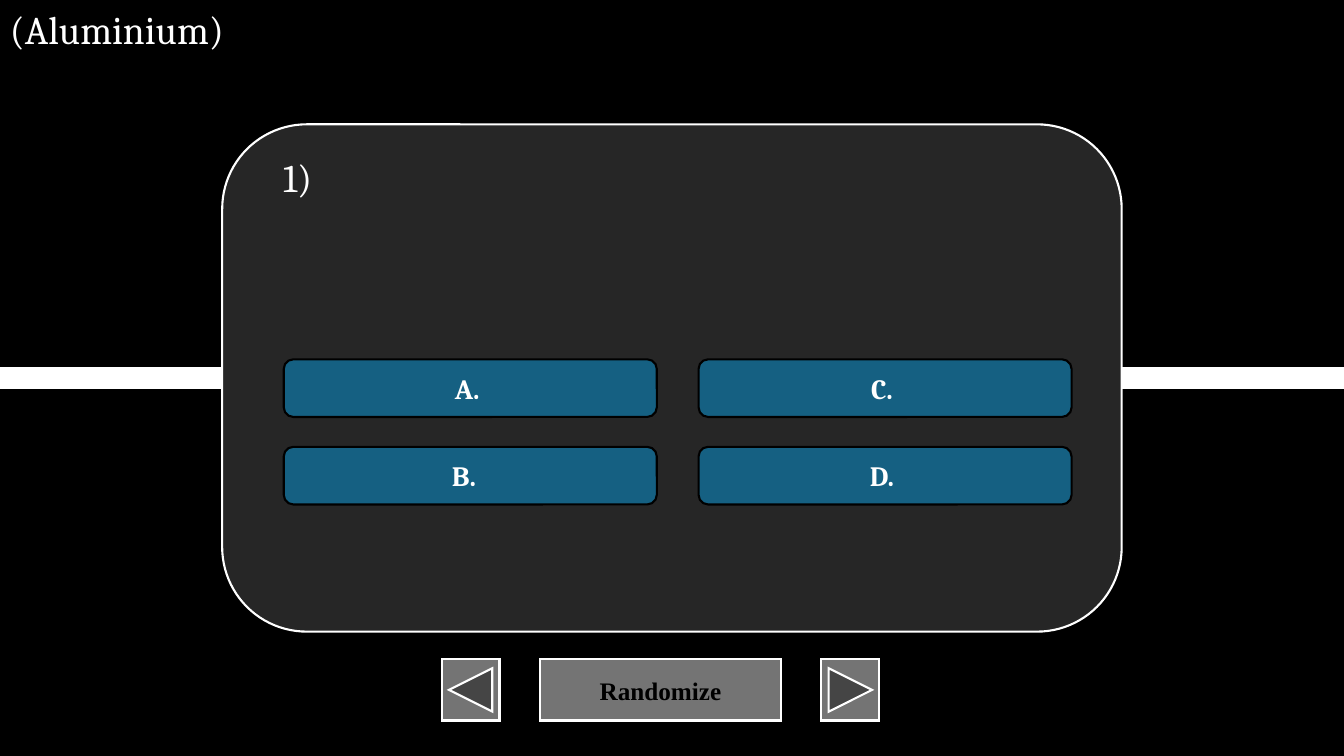
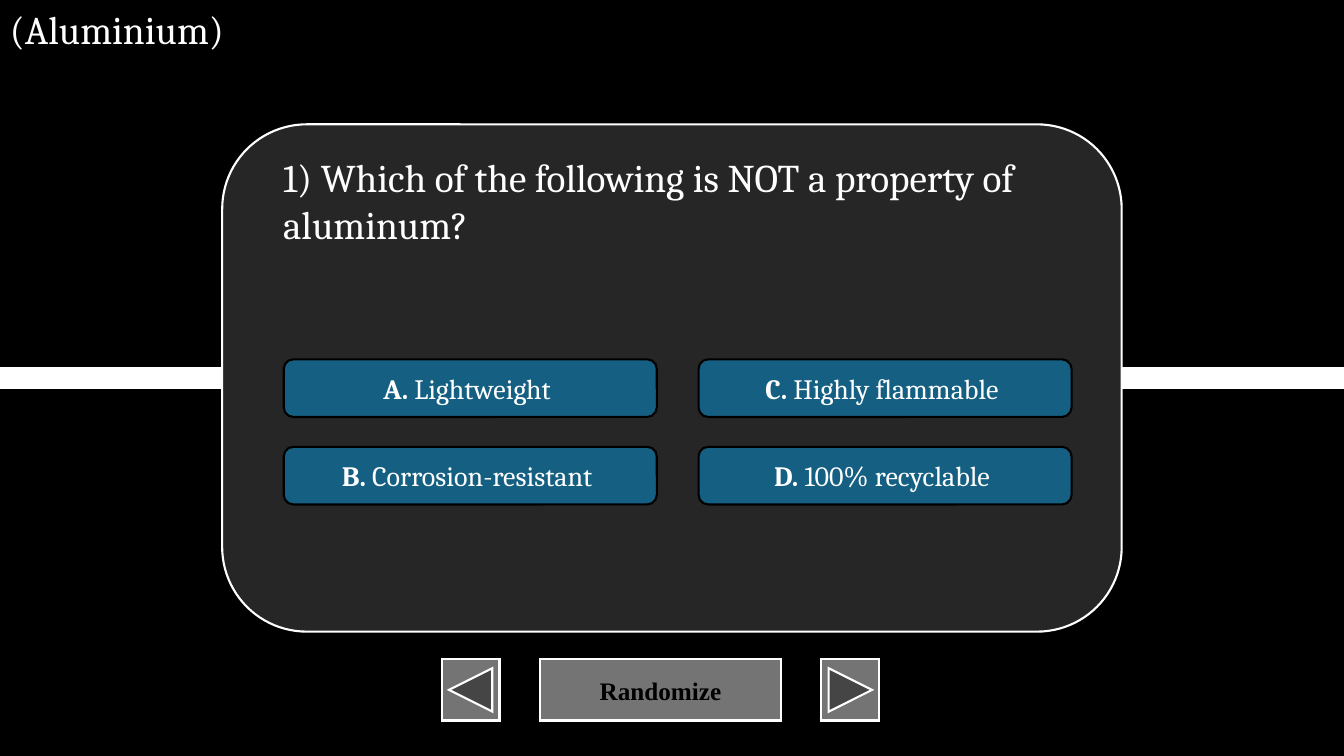
Before and after one commit to XIvanSolomonX/Archi-Reviewer, a slide deck: slide 143 of BU.pptm. Drawn at 1344x756 pixels with LibreOffice and Linux fonts; fonts in the diff are those of the drawing. Boxes give left, top, right and bottom in pixels: in the first picture for what was removed or moved away, otherwise in the second. Text is boxed around its words. In the diff, an @@ line names an element or a change of style, - is before the commit and + after.

```diff
--- a/BU.pptm
+++ b/BU.pptm
@@ text at box(283, 164, 1014, 240): text changed @@
-1)
+1) Which of the following is NOT a property of aluminum?
@@ text in rounded rectangle at box(383, 379, 550, 405): text changed; bold off @@
-A.
+A. Lightweight
@@ text in rounded rectangle at box(765, 379, 999, 405): text changed; bold off @@
-C.
+C. Highly flammable
@@ text in rounded rectangle at box(342, 467, 592, 487): text changed; bold off @@
-B.
+B. Corrosion-resistant
@@ text in rounded rectangle at box(774, 466, 990, 492): text changed; bold off @@
-D.
+D. 100% recyclable
```
Also in this commit, not shown: 1 other slide changed, 84 slides added, 4 other files.
